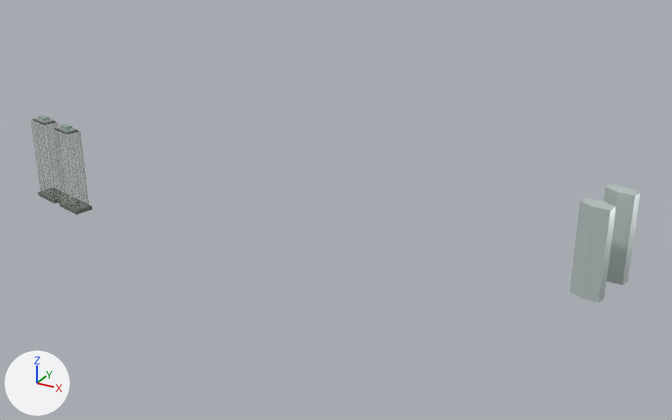
Renders of the Blender file landmarks/assets/cnooc-twins.blend from each side of a commit.
Before and after are seen from a camera (50 mm lens) standing at (357.0, -1818.0, 952.0) and looking at (-608.0, -63.0, 75.0). Arrows for +X, +Y and +Z are at lower left; the lights stay in place. The picture after the commit comes second.

The first picture shows 'crown_screen', 'crown_step', 'envelope', 'fins', 'floor_bands', 'podium', 'roof_deck' and 2 more.
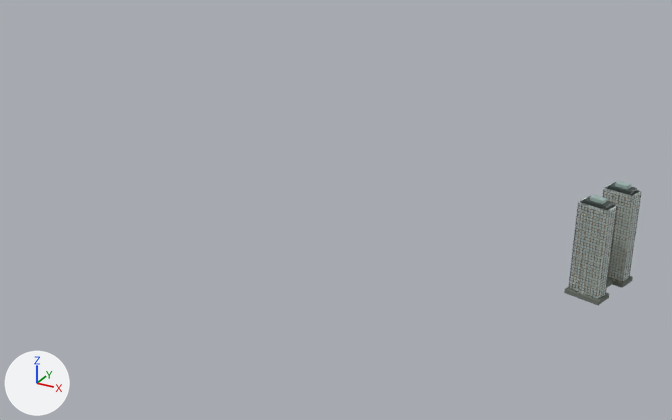
Boxes [x1, y1, x2, y2] around the edits, measured in the pictures (672 x 420 px):
'fins', recoloured, reshaped (24% wider, 27% taller): before [31, 122, 89, 209]; after [569, 189, 641, 300]
'floor_bands', recoloured, reshaped (29% wider, 24% taller): before [32, 121, 89, 209]; after [568, 190, 642, 299]
'podium', reshaped: before [38, 188, 92, 215]; after [564, 276, 633, 305]
'crown_step', recoloured, reshaped: before [34, 117, 77, 133]; after [583, 182, 637, 209]
'crown_screen', reshaped (23% wider, 50% taller): before [38, 115, 72, 130]; after [590, 181, 632, 204]
'roof_deck', reshaped (30% wider, 62% taller): before [32, 119, 78, 134]; after [580, 186, 640, 211]
part 1 of me_roof_deck, deleted: before [32, 119, 78, 134]
part 2 of me_roof_deck, added: after [580, 186, 640, 211]
part 3 of me_crown_step, deleted: before [34, 117, 77, 133]
part 4 of me_crown_step, added: after [583, 182, 637, 209]
part 5 of me_crown_screen, deleted: before [60, 123, 72, 130]
part 6 of me_crown_screen, deleted: before [38, 115, 50, 121]
part 7 of me_crown_screen, added: after [615, 181, 632, 190]
part 8 of me_crown_screen, added: after [590, 195, 607, 204]
part 9 of me_floor_bands, deleted: before [32, 121, 89, 209]
part 10 of me_floor_bands, added: after [602, 190, 642, 281]
part 11 of me_floor_bands, added: after [568, 203, 617, 299]
part 12 of me_fins, deleted: before [31, 122, 89, 209]
part 13 of me_fins, added: after [569, 189, 641, 300]
part 14 of me_podium, deleted: before [38, 188, 92, 215]
part 15 of me_podium, added: after [564, 276, 633, 305]

The change, as a diff of the scene's bpy script:
```diff
--- a/landmarks/assets/cnooc-twins.blend.py
+++ b/landmarks/assets/cnooc-twins.blend.py
@@ mat_metal @@
 mat_metal = principled_material('metal')
-mat_metal.base_color = (0.665, 0.723, 0.672)  # light grey #d5ddd6
+mat_metal.base_color = (0.0685, 0.0908, 0.0844)  # dark grey #4a5552
 mat_metal.metallic = 0.72
@@ me_roof_deck @@
-me_roof_deck.from_pydata(...)  # 48 vertices, 12 faces; spans x -1414.0..-1245.0, y -246.0..-171.0, z 209.0..210.0
+me_roof_deck.from_pydata(...)  # 16 vertices, 12 faces; spans x -48.0..47.0, y -75.0..74.0, z 209.0..210.0
+# me_roof_deck part 1: 48 vertices removed from x -1414.0..-1245.0, y -246.0..-171.0, z 209.0..210.0
+# me_roof_deck part 2: 16 vertices added at x -48.0..47.0, y -75.0..74.0, z 209.0..210.0
 me_roof_deck.materials.append(mat_roof)
@@ me_crown_step @@
-me_crown_step.from_pydata(...)  # 48 vertices, 12 faces; spans x -1407.0..-1252.0, y -241.0..-176.0, z 210.0..215.0
+me_crown_step.from_pydata(...)  # 16 vertices, 12 faces; spans x -41.0..40.0, y -71.0..69.0, z 210.0..216.0
+# me_crown_step part 3: 48 vertices removed from x -1407.0..-1252.0, y -241.0..-176.0, z 210.0..215.0
+# me_crown_step part 4: 16 vertices added at x -41.0..40.0, y -71.0..69.0, z 210.0..216.0
 me_crown_step.materials.append(mat_metal)
@@ me_crown_screen @@
-me_crown_screen.from_pydata(...)  # 48 vertices, 12 faces; spans x -1395.8..-1263.5, y -233.3..-184.2, z 213.1..221.6
+me_crown_screen.from_pydata(...)  # 16 vertices, 12 faces; spans x -29.2..28.8, y -62.3..61.0, z 215.3..222.7
+# me_crown_screen part 5: 24 vertices removed from x -1295.3..-1263.5, y -233.3..-210.4, z 213.1..221.6
+# me_crown_screen part 6: 24 vertices removed from x -1395.8..-1363.7, y -207.2..-184.2, z 213.1..221.6
+# me_crown_screen part 7: 8 vertices added at x -2.9..28.8, y 38.1..61.0, z 215.3..222.7
+# me_crown_screen part 8: 8 vertices added at x -29.2..2.9, y -62.3..-39.3, z 215.3..222.7
 me_crown_screen.materials.append(mat_glass_alt)
@@ me_floor_bands @@
-me_floor_bands.from_pydata(...)  # 6144 vertices, 1536 faces; spans x -1418.0..-1242.0, y -249.0..-168.0, z 6.0..203.0
+me_floor_bands.from_pydata(...)  # 2048 vertices, 1536 faces; spans x -51.0..51.0, y -78.0..77.0, z 6.0..203.0
+# me_floor_bands part 9: 6144 vertices removed from x -1418.0..-1242.0, y -249.0..-168.0, z 6.0..203.0
+# me_floor_bands part 10: 1024 vertices added at x -25.0..51.0, y 22.0..77.0, z 6.0..203.0
+# me_floor_bands part 11: 1024 vertices added at x -51.0..25.0, y -78.0..-23.0, z 6.0..203.0
 me_floor_bands.materials.append(mat_metal)
@@ me_fins @@
-me_fins.from_pydata(...)  # 1344 vertices, 336 faces; spans x -1418.0..-1242.0, y -249.0..-168.0, z 0.0..208.0
+me_fins.from_pydata(...)  # 448 vertices, 336 faces; spans x -51.0..50.0, y -78.0..77.0, z 0.0..208.0
+# me_fins part 12: 1344 vertices removed from x -1418.0..-1242.0, y -249.0..-168.0, z 0.0..208.0
+# me_fins part 13: 448 vertices added at x -51.0..50.0, y -78.0..77.0, z 0.0..208.0
 me_fins.materials.append(mat_metal)
@@ me_podium @@
-me_podium.from_pydata(...)  # 48 vertices, 12 faces; spans x -1424.0..-1236.0, y -254.0..-164.0, z 0.0..9.0
+me_podium.from_pydata(...)  # 16 vertices, 12 faces; spans x -57.0..56.0, y -83.0..81.0, z 0.0..9.0
+# me_podium part 14: 48 vertices removed from x -1424.0..-1236.0, y -254.0..-164.0, z 0.0..9.0
+# me_podium part 15: 16 vertices added at x -57.0..56.0, y -83.0..81.0, z 0.0..9.0
 me_podium.materials.append(mat_stone)
```
